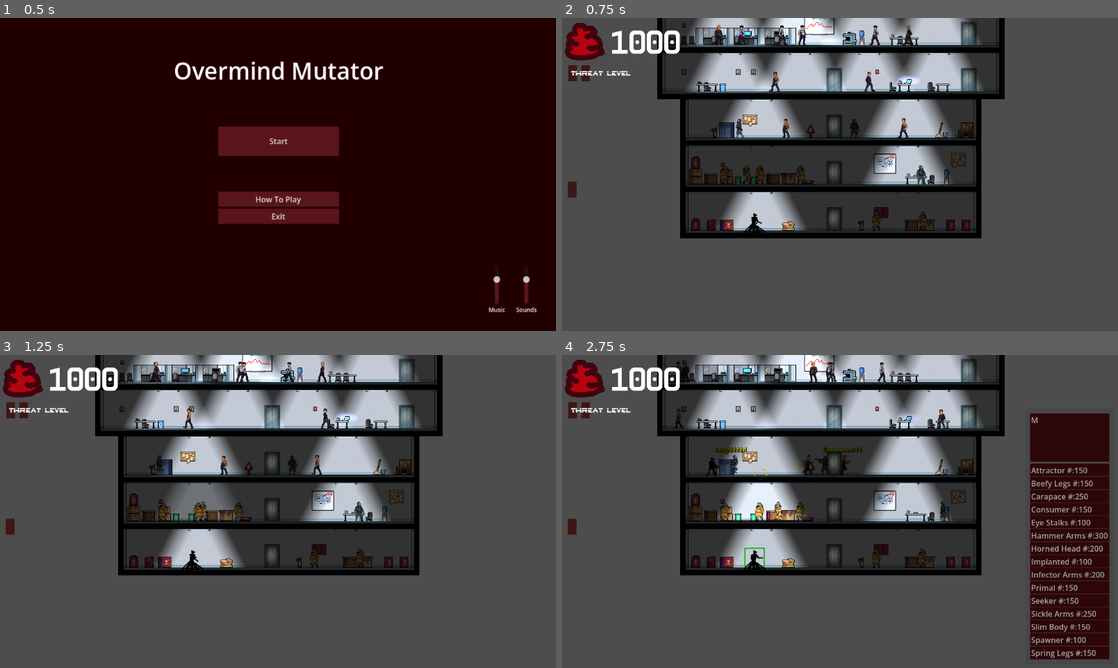
Above: before the commit, frames 1-4 (two rows, left to right).
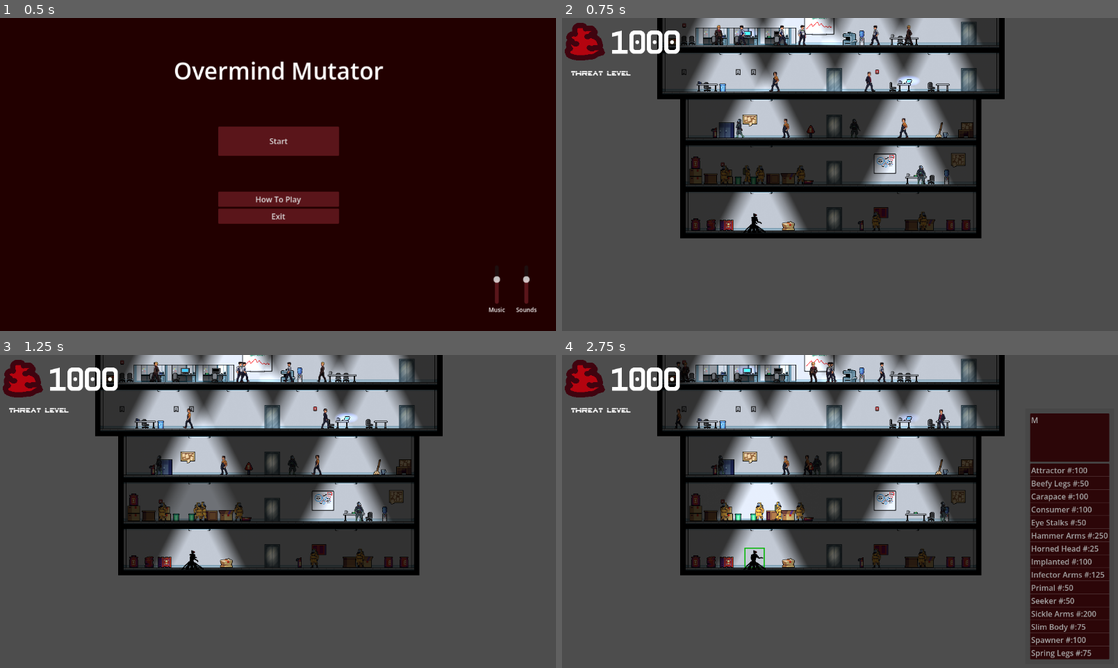
Above: after the commit, the same moments.

Repository: Lambosaurus/wildjam-mutation
Game: Godot game, scene res://ui/start_screen.tscn
Same seed, same stepped clock (60 frames per second), same inputs: the game is played once before the commit and once after it.
Inputs (mouse positions are in pixels of both pictures, inside the frame that each line leads up to):
- Up to frame 1 (0.5 s): no input
- Up to frame 2 (0.75 s): click "Start" at 0.5 s
- Up to frame 3 (1.25 s): no input
- Up to frame 4 (2.75 s): tap Enter at 1.25 s; drag from (756, 558) to (834, 508) at 1.27 s; drag from (584, 411) to (834, 555) at 2.02 s

Frame 1 is identical in both runs. In frame 2, 0.2% of the frame differs, in the area x 1-5%, y 15-58%; in frame 3, 0.2%; in frame 4, 1.0%, in the area x 1-98%, y 15-97%.

Commit message:
Reduce costs.
Get rid of spawners

Diff:
--- a/creatures/mutations/data/attractor_head.tres
+++ b/creatures/mutations/data/attractor_head.tres
@@ -17,6 +17,6 @@
 slot = 3
 body_part = ExtResource("1_xdsr2")
 mutation_type = SubResource("Resource_mpesp")
-cost = 150
+cost = 100
 name = "Attractor"
 metadata/_custom_type_script = "uid://c8shh7tf8tebl"
--- a/creatures/mutations/data/beefy_legs.tres
+++ b/creatures/mutations/data/beefy_legs.tres
@@ -16,6 +16,6 @@
 slot = 1
 body_part = ExtResource("1_oj2wq")
 mutation_type = SubResource("Resource_bp1ee")
-cost = 150
+cost = 50
 name = "Beefy Legs"
 metadata/_custom_type_script = "uid://c8shh7tf8tebl"
--- a/creatures/mutations/data/carapace_torso.tres
+++ b/creatures/mutations/data/carapace_torso.tres
@@ -16,6 +16,6 @@
 slot = 2
 body_part = ExtResource("1_tbhxj")
 mutation_type = SubResource("Resource_jpqmj")
-cost = 250
+cost = 100
 name = "Carapace"
 metadata/_custom_type_script = "uid://c8shh7tf8tebl"
--- a/creatures/mutations/data/consumer.tres
+++ b/creatures/mutations/data/consumer.tres
@@ -18,6 +18,6 @@
 slot = 3
 body_part = ExtResource("1_y63io")
 mutation_type = SubResource("Resource_v02sg")
-cost = 150
+cost = 100
 name = "Consumer"
 metadata/_custom_type_script = "uid://c8shh7tf8tebl"
--- a/creatures/mutations/data/eye_stalks.tres
+++ b/creatures/mutations/data/eye_stalks.tres
@@ -15,6 +15,6 @@
 slot = 3
 body_part = ExtResource("1_mjue3")
 mutation_type = SubResource("Resource_d3qlg")
-cost = 100
+cost = 50
 name = "Eye Stalks"
 metadata/_custom_type_script = "uid://c8shh7tf8tebl"
--- a/creatures/mutations/data/hammer_arms.tres
+++ b/creatures/mutations/data/hammer_arms.tres
@@ -15,6 +15,6 @@
 script = ExtResource("1_m2nrq")
 body_part = ExtResource("1_01lqu")
 mutation_type = SubResource("Resource_ity7y")
-cost = 300
+cost = 250
 name = "Hammer Arms"
 metadata/_custom_type_script = "uid://c8shh7tf8tebl"
--- a/creatures/mutations/data/horned_head.tres
+++ b/creatures/mutations/data/horned_head.tres
@@ -15,6 +15,6 @@
 slot = 3
 body_part = ExtResource("1_ku7nd")
 mutation_type = SubResource("Resource_mmund")
-cost = 200
+cost = 25
 name = "Horned Head"
 metadata/_custom_type_script = "uid://c8shh7tf8tebl"
--- a/creatures/mutations/data/infector_arms.tres
+++ b/creatures/mutations/data/infector_arms.tres
@@ -6,7 +6,7 @@
 
 [sub_resource type="Resource" id="Resource_c4oyn"]
 script = ExtResource("2_nay24")
-damage_bonus = 0.3
+damage_bonus = 0.6
 attack_rate_bonus = 3.0
 spawn_on_kill = 1
 metadata/_custom_type_script = "uid://ds2tcs3bgjlp"
@@ -15,6 +15,6 @@
 script = ExtResource("1_yq31r")
 body_part = ExtResource("1_2i8yv")
 mutation_type = SubResource("Resource_c4oyn")
-cost = 200
+cost = 125
 name = "Infector Arms"
 metadata/_custom_type_script = "uid://c8shh7tf8tebl"
--- a/creatures/mutations/data/primal_head.tres
+++ b/creatures/mutations/data/primal_head.tres
@@ -17,6 +17,6 @@
 slot = 3
 body_part = ExtResource("1_poqel")
 mutation_type = SubResource("Resource_fg66p")
-cost = 150
+cost = 50
 name = "Primal"
 metadata/_custom_type_script = "uid://c8shh7tf8tebl"
--- a/creatures/mutations/data/seeker_head.tres
+++ b/creatures/mutations/data/seeker_head.tres
@@ -7,9 +7,9 @@
 [sub_resource type="Resource" id="Resource_p2bai"]
 script = ExtResource("2_oef38")
 speed_bonus = 0.9
-swarm_attractor_bonus = 2.0
+swarm_attractor_bonus = 1.0
 swarm_bonus = 0.5
-elevator_bonus = 2.0
+elevator_bonus = 10.0
 metadata/_custom_type_script = "uid://ds2tcs3bgjlp"
 
 [resource]
@@ -17,6 +17,6 @@
 slot = 3
 body_part = ExtResource("1_rauql")
 mutation_type = SubResource("Resource_p2bai")
-cost = 150
+cost = 50
 name = "Seeker"
 metadata/_custom_type_script = "uid://c8shh7tf8tebl"
--- a/creatures/mutations/data/sickle_arms.tres
+++ b/creatures/mutations/data/sickle_arms.tres
@@ -15,6 +15,6 @@
 script = ExtResource("1_qb0iy")
 body_part = ExtResource("1_kbfud")
 mutation_type = SubResource("Resource_aace7")
-cost = 250
+cost = 200
 name = "Sickle Arms"
 metadata/_custom_type_script = "uid://c8shh7tf8tebl"
--- a/creatures/mutations/data/slim_body.tres
+++ b/creatures/mutations/data/slim_body.tres
@@ -16,6 +16,6 @@
 slot = 2
 body_part = ExtResource("1_5jth4")
 mutation_type = SubResource("Resource_8dja6")
-cost = 150
+cost = 75
 name = "Slim Body"
 metadata/_custom_type_script = "uid://c8shh7tf8tebl"
--- a/creatures/mutations/data/spring_legs.tres
+++ b/creatures/mutations/data/spring_legs.tres
@@ -15,6 +15,6 @@
 slot = 1
 body_part = ExtResource("1_7jlxp")
 mutation_type = SubResource("Resource_6vh32")
-cost = 150
+cost = 75
 name = "Spring Legs"
 metadata/_custom_type_script = "uid://c8shh7tf8tebl"
--- a/main/main.tscn
+++ b/main/main.tscn
@@ -3,7 +3,6 @@
 [ext_resource type="Script" uid="uid://c4knu1o0mibmy" path="res://main/main.gd" id="1_3wy1v"]
 [ext_resource type="Resource" uid="uid://w7el4w33gto" path="res://main/main_mutations.tres" id="2_grrlh"]
 [ext_resource type="PackedScene" uid="uid://bcckgfd8qlmhm" path="res://creatures/human/human.tscn" id="2_pjrb6"]
-[ext_resource type="PackedScene" uid="uid://byescby3rnuk1" path="res://entities/entity_spawner.tscn" id="3_xwkvk"]
 [ext_resource type="PackedScene" uid="uid://dlom32x0f3tyr" path="res://creatures/mutant/mutant.tscn" id="4_c651c"]
 [ext_resource type="Script" uid="uid://c8shh7tf8tebl" path="res://creatures/mutations/mutation.gd" id="7_oagth"]
 [ext_resource type="Resource" uid="uid://cxftaxj083bso" path="res://creatures/mutations/data/implanted_legs.tres" id="8_n53tw"]
@@ -28,7 +27,7 @@
 [node name="Main" type="Node2D" unique_id=634852315 node_paths=PackedStringArray("swat_spawn_point")]
 script = ExtResource("1_3wy1v")
 mutation_service = ExtResource("2_grrlh")
-swat_spawn_point = NodePath("Spawners/SwatLocation")
+swat_spawn_point = NodePath("")
 
 [node name="BuildingTiles" parent="." unique_id=850572857 instance=ExtResource("10_0i4oc")]
 position = Vector2(565, 370)
@@ -108,38 +107,6 @@
 [node name="Mutant" parent="." unique_id=88951864 instance=ExtResource("4_c651c")]
 position = Vector2(399, 764)
 initial_mutations = Array[ExtResource("7_oagth")]([ExtResource("8_n53tw")])
-
-[node name="Spawners" type="Node" parent="." unique_id=699582945]
-
-[node name="SwatLocation" type="Node2D" parent="Spawners" unique_id=718896585]
-position = Vector2(233, 458)
-
-[node name="MutantLevel1" parent="Spawners" unique_id=1106100923 node_paths=PackedStringArray("spawn_location") instance=ExtResource("3_xwkvk")]
-light_mask = 2
-position = Vector2(40, 444)
-spawn_location = NodePath("Location")
-spawnable = ExtResource("4_c651c")
-
-[node name="Location" type="Node2D" parent="Spawners/MutantLevel1" unique_id=503858260]
-position = Vector2(271, 108)
-
-[node name="HumanLevel1" parent="Spawners" unique_id=345066504 node_paths=PackedStringArray("spawn_location") instance=ExtResource("3_xwkvk")]
-light_mask = 2
-position = Vector2(13, 444)
-spawn_location = NodePath("Location")
-spawnable = ExtResource("2_pjrb6")
-
-[node name="Location" type="Node2D" parent="Spawners/HumanLevel1" unique_id=1435144818]
-position = Vector2(795, 109)
-
-[node name="MutantLevel0" parent="Spawners" unique_id=658344345 node_paths=PackedStringArray("spawn_location") instance=ExtResource("3_xwkvk")]
-light_mask = 2
-position = Vector2(12, 685)
-spawn_location = NodePath("Location")
-spawnable = ExtResource("4_c651c")
-
-[node name="Location" type="Node2D" parent="Spawners/MutantLevel0" unique_id=1086107178]
-position = Vector2(298, 57)
 
 [node name="Humans" type="Node" parent="." unique_id=1846980081]
 
